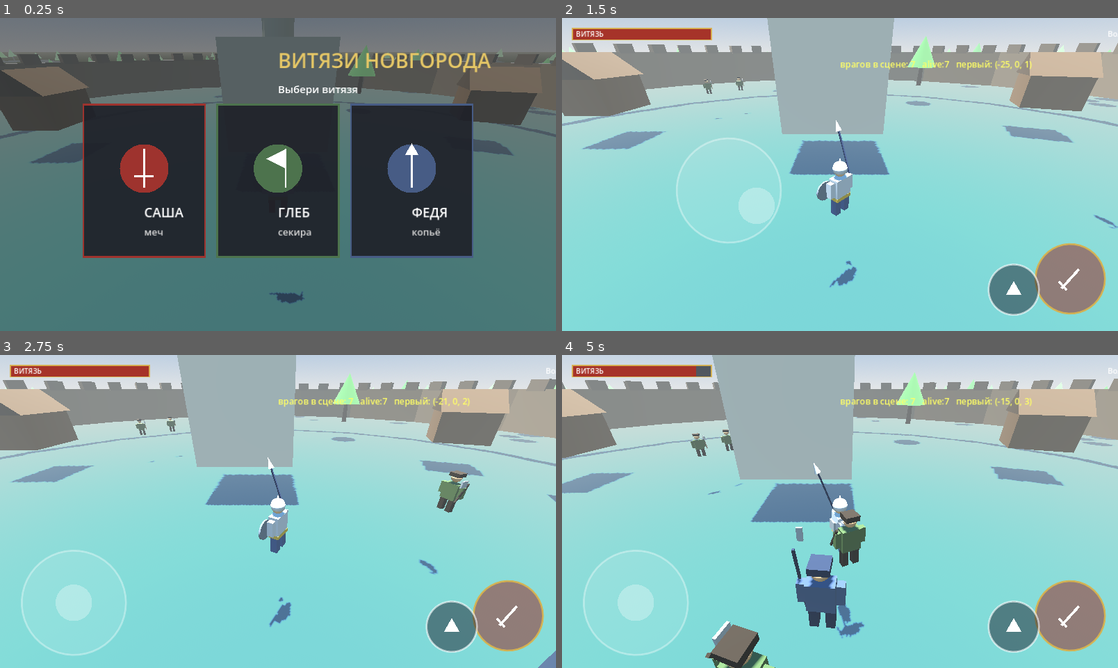
Above: before the commit, frames 1-4 (two rows, left to right).
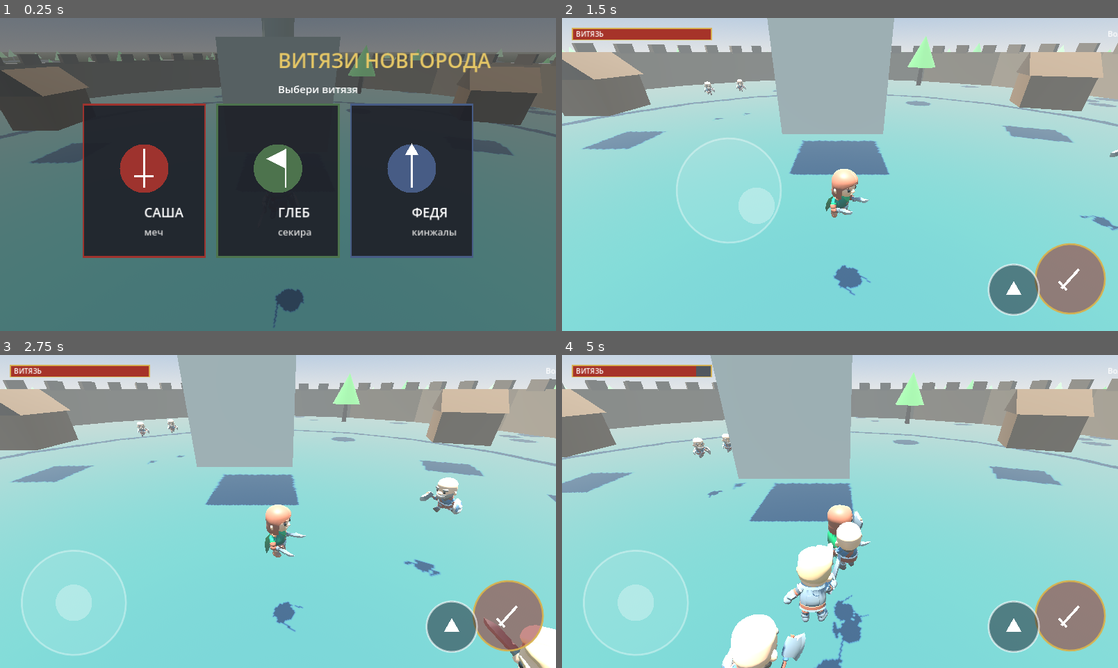
Above: after the commit, the same moments.

Repository: crucian1812-a11y/ar
Game: Godot game, scene res://Main.tscn
Two runs of this game, one before a commit and one after it. Both use one fixed random seed, a clock stepped at 60 frames per second and the inputs below.
Inputs (mouse positions are in pixels of both pictures, inside the frame that each line leads up to):
- Up to frame 1 (0.25 s): no input
- Up to frame 2 (1.5 s): move the mouse to (962, 158) at 0.52 s; click (962, 158) at 0.67 s; drag from (728, 190) to (812, 237) at 1.27 s
- Up to frame 3 (2.75 s): move the mouse to (333, 442) at 2.02 s; click (333, 442) at 2.17 s
- Up to frame 4 (5 s): drag from (812, 574) to (673, 464) at 2.77 s; move the mouse to (1006, 558) at 3.52 s; click (1006, 558) at 3.67 s; drag from (673, 464) to (756, 433) at 4.27 s

The runs differ from the first frame. In frame 1, 0.3% of the frame differs, in the area x 48-83%, y 67-99%; in frame 2, 1.6%; in frame 3, 3.2%; in frame 4, 7.2%, in the area x 0-100%, y 0-100%.

Commit message:
Vityazi 3D: replace primitives with CC0 KayKit low-poly models
Use the CC0 KayKit Adventurers pack (Knight/Barbarian/Rogue, embedded
textures) with skeletal animation for the player and all enemies:
- Player heroes: Саша=Knight(sword+shield), Глеб=Barbarian(2H axe),
  Федя=Rogue(dual daggers) — picked via the start menu
- Enemies map to models+weapons: raider=Barbarian axe, spearman=Knight sword,
  archer=Rogue crossbow, brute=big Barbarian, boss=large Knight w/ 2H sword
- Idle/Running/attack animations via the model AnimationPlayer; per-kind
  equipment shown by toggling the rigged weapon/shield/helmet attachments
- Billboard HP bars kept; verified headless (enemies spawn, no script errors)
- Remove temporary enemy-count debug overlay

Assets: KayKit Adventurers by Kay Lousberg (CC0).

Co-Authored-By: Claude Opus 4.8 <noreply@anthropic.com>
Claude-Session: https://claude.ai/code/session_01Ybzc4D61QXnypTQH2Ro8uP

Diff:
--- a/vityazi3d/Enemy.gd
+++ b/vityazi3d/Enemy.gd
@@ -13,19 +13,22 @@
 var reach := 2.0
 var atk_cd_time := 1.3
 var ranged := false
-var scl := 1.0
+var mscale := 0.8
 
 const GRAVITY := 22.0
 var attack_cd := 0.0
+var anim_lock := 0.0
 var hurt_t := 0.0
-var body: Node3D
-var mats: Array[StandardMaterial3D] = []
+
+var model: Node3D
+var anim: AnimationPlayer
+var attack_anim := "1H_Melee_Attack_Chop"
+var cur_anim := ""
 var hp_bg: MeshInstance3D
 var hp_fg: MeshInstance3D
 
-var _cloth := Color(0.30, 0.36, 0.24)
-var _dark := Color(0.22, 0.18, 0.14)
-var _skin := Color(0.78, 0.62, 0.46)
+const EQUIP_KEYS := ["Sword", "Axe", "Shield", "Crossbow", "Knife", "Throwable",
+	"Helmet", "Hat", "Cape", "Mug", "Offhand", "Badge", "Spike", "Rectangle", "Round", "Bow"]
 
 func _ready() -> void:
 	add_to_group("enemy")
@@ -34,42 +37,76 @@
 	floor_max_angle = deg_to_rad(60.0)
 	_apply_kind()
 	max_hp = hp
+
+	var ch := 2.0 * mscale
 	var col := CollisionShape3D.new()
 	var cap := CapsuleShape3D.new()
-	cap.radius = 0.4 * scl
-	cap.height = 1.8 * scl
+	cap.radius = 0.4 * mscale
+	cap.height = ch
 	col.shape = cap
-	col.position = Vector3(0, 0.9 * scl, 0)
+	col.position = Vector3(0, ch * 0.5, 0)
 	add_child(col)
-	body = Node3D.new()
-	add_child(body)
-	_build_body()
-	_build_hpbar()
+
+	_build_model()
+	_build_hpbar(ch)
 
 func _apply_kind() -> void:
+	var path := "res://assets/models/Barbarian.glb"
+	var show: Array = []
 	match kind:
 		Kind.RAIDER:
-			hp = 55; speed = 3.9; dmg = 8; reach = 2.0; atk_cd_time = 1.2
-			_cloth = Color(0.32, 0.40, 0.24); _dark = Color(0.20, 0.16, 0.12)
+			hp = 55; speed = 3.9; dmg = 8; reach = 2.2; atk_cd_time = 1.2; mscale = 0.78
+			path = "res://assets/models/Barbarian.glb"; show = ["1H_Axe", "Barbarian_Round_Shield"]
+			attack_anim = "1H_Melee_Attack_Chop"
 		Kind.SPEARMAN:
-			hp = 65; speed = 4.5; dmg = 11; reach = 2.9; atk_cd_time = 1.1; scl = 1.05
-			_cloth = Color(0.30, 0.36, 0.46); _dark = Color(0.18, 0.22, 0.30)
+			hp = 65; speed = 4.4; dmg = 11; reach = 2.7; atk_cd_time = 1.1; mscale = 0.82
+			path = "res://assets/models/Knight.glb"; show = ["1H_Sword"]
+			attack_anim = "1H_Melee_Attack_Stab"
 		Kind.ARCHER:
-			hp = 40; speed = 3.2; dmg = 7; reach = 16.0; atk_cd_time = 2.1; ranged = true
-			_cloth = Color(0.52, 0.40, 0.24); _dark = Color(0.30, 0.22, 0.14)
+			hp = 40; speed = 3.2; dmg = 7; reach = 16.0; atk_cd_time = 2.1; ranged = true; mscale = 0.78
+			path = "res://assets/models/Rogue.glb"; show = ["2H_Crossbow"]
+			attack_anim = "2H_Ranged_Shoot"
 		Kind.BRUTE:
-			hp = 165; speed = 2.7; dmg = 20; reach = 2.7; atk_cd_time = 1.7; scl = 1.6
-			_cloth = Color(0.42, 0.20, 0.18); _dark = Color(0.24, 0.12, 0.10)
+			hp = 165; speed = 2.7; dmg = 20; reach = 2.9; atk_cd_time = 1.7; mscale = 1.05
+			path = "res://assets/models/Barbarian.glb"; show = ["2H_Axe", "Barbarian_Hat"]
+			attack_anim = "2H_Melee_Attack_Chop"
 		Kind.BOSS:
-			hp = 650; speed = 3.0; dmg = 28; reach = 3.1; atk_cd_time = 1.4; scl = 2.3
-			_cloth = Color(0.46, 0.16, 0.20); _dark = Color(0.24, 0.10, 0.12)
+			hp = 650; speed = 3.0; dmg = 28; reach = 3.1; atk_cd_time = 1.4; mscale = 1.5
+			path = "res://assets/models/Knight.glb"; show = ["2H_Sword", "Knight_Helmet", "Knight_Cape"]
+			attack_anim = "2H_Melee_Attack_Chop"
+	_model_path = path
+	_show = show
+
+var _model_path := ""
+var _show: Array = []
+
+func _build_model() -> void:
+	model = load(_model_path).instantiate()
+	add_child(model)
+	model.scale = Vector3.ONE * mscale
+	var sk := _find_class(model, "Skeleton3D")
+	if sk:
+		for c in sk.get_children():
+			if _is_equip(String(c.name)):
+				c.visible = String(c.name) in _show
+	anim = _find_class(model, "AnimationPlayer")
+	if anim:
+		for a in ["Idle", "Running_A"]:
+			if anim.has_animation(a):
+				anim.get_animation(a).loop_mode = Animation.LOOP_LINEAR
+		cur_anim = "Idle"
+		anim.play("Idle")
+
+func _is_equip(n: String) -> bool:
+	for k in EQUIP_KEYS:
+		if k in n:
+			return true
+	return false
 
 func _physics_process(delta: float) -> void:
 	attack_cd = maxf(0.0, attack_cd - delta)
-	if hurt_t > 0.0:
-		hurt_t -= delta
-		if hurt_t <= 0.0:
-			_set_tint(false)
+	if hurt_t > 0.0: hurt_t -= delta
+	if anim_lock > 0.0: anim_lock -= delta
 
 	if is_on_floor():
 		velocity.y = -2.0
@@ -77,50 +114,68 @@
 		velocity.y = maxf(velocity.y - GRAVITY * delta, -40.0)
 
 	var player = get_tree().get_first_node_in_group("player")
+	var moving := false
 	if player:
 		var to: Vector3 = player.global_position - global_position
 		to.y = 0
 		var dist := to.length()
 		var dir := to.normalized() if dist > 0.01 else Vector3.ZERO
-		body.rotation.y = lerp_angle(body.rotation.y, atan2(dir.x, dir.z), 0.15)
+		if model:
+			model.rotation.y = lerp_angle(model.rotation.y, atan2(dir.x, dir.z), 0.15)
 
 		if ranged:
 			if dist > reach + 2.0:
-				velocity.x = dir.x * speed; velocity.z = dir.z * speed
+				velocity.x = dir.x * speed; velocity.z = dir.z * speed; moving = true
 			elif dist < reach - 6.0:
-				velocity.x = -dir.x * speed; velocity.z = -dir.z * speed
+				velocity.x = -dir.x * speed; velocity.z = -dir.z * speed; moving = true
 			else:
 				velocity.x = move_toward(velocity.x, 0, speed)
 				velocity.z = move_toward(velocity.z, 0, speed)
 			if dist <= reach and attack_cd <= 0.0:
 				attack_cd = atk_cd_time
 				_shoot(player)
+				_play_attack()
 		else:
 			if dist > reach:
-				velocity.x = dir.x * speed; velocity.z = dir.z * speed
+				velocity.x = dir.x * speed; velocity.z = dir.z * speed; moving = true
 			else:
 				velocity.x = move_toward(velocity.x, 0, speed)
 				velocity.z = move_toward(velocity.z, 0, speed)
 				if attack_cd <= 0.0:
 					attack_cd = atk_cd_time
 					player.take_damage(dmg)
+					_play_attack()
 					if (kind == Kind.BRUTE or kind == Kind.BOSS) and player.has_method("knockback"):
 						player.knockback((player.global_position - global_position).normalized(), 7.0)
 	move_and_slide()
+	_update_anim(moving)
 	_update_hpbar()
+
+func _play_attack() -> void:
+	if anim and anim.has_animation(attack_anim):
+		anim.play(attack_anim)
+		cur_anim = attack_anim
+		anim_lock = anim.get_animation(attack_anim).length * 0.9
+
+func _update_anim(moving: bool) -> void:
+	if anim == null or anim_lock > 0.0:
+		return
+	var want := "Running_A" if moving else "Idle"
+	if cur_anim != want and anim.has_animation(want):
+		cur_anim = want
+		anim.play(want, 0.15)
 
 func _shoot(player) -> void:
 	var pr := GameProjectile.new()
 	pr.dmg = dmg
 	get_parent().add_child(pr)
-	pr.global_position = global_position + Vector3.UP * (1.4 * scl)
+	pr.global_position = global_position + Vector3.UP * (1.4 * mscale)
 	var target: Vector3 = player.global_position + Vector3.UP * 1.0
 	pr.vel = (target - pr.global_position).normalized() * 18.0
 
 func take_damage(d: float) -> void:
 	hp -= d
-	hurt_t = 0.15
-	_set_tint(true)
+	hurt_t = 0.12
 	var player = get_tree().get_first_node_in_group("player")
 	if player:
 		var away: Vector3 = (global_position - player.global_position).normalized()
@@ -133,20 +188,12 @@
 			main.on_enemy_killed()
 		queue_free()
 
-func _set_tint(on: bool) -> void:
-	for m in mats:
-		m.emission_enabled = on
-		m.emission = Color(0.7, 0.1, 0.1)
-		m.emission_energy_multiplier = 1.5
-
 # ---------------- hp bar ----------------
 
-func _build_hpbar() -> void:
-	hp_bg = _quad(Color(0, 0, 0, 0.6), 1.15 * scl, 0.18 * scl, 0)
-	hp_fg = _quad(Color(0.85, 0.22, 0.18, 1.0), 1.05 * scl, 0.12 * scl, 1)
-	var y := 2.25 * scl
-	hp_bg.position = Vector3(0, y, 0)
-	hp_fg.position = Vector3(0, y, 0)
+func _build_hpbar(ch: float) -> void:
+	var y := ch + 0.35
+	hp_bg = _quad(Color(0, 0, 0, 0.6), 1.15, 0.18, 0, y)
+	hp_fg = _quad(Color(0.85, 0.22, 0.18, 1.0), 1.05, 0.12, 1, y)
 	hp_bg.visible = false
 	hp_fg.visible = false
 
@@ -156,11 +203,10 @@
 	hp_bg.visible = show
 	hp_fg.visible = show
 	if show:
-		var w := 1.05 * scl
 		hp_fg.scale.x = frac
-		hp_fg.position.x = -w * (1.0 - frac) * 0.5
-
-func _quad(color: Color, w: float, h: float, prio: int) -> MeshInstance3D:
+		hp_fg.position.x = -1.05 * (1.0 - frac) * 0.5
+
+func _quad(color: Color, w: float, h: float, prio: int, y: float) -> MeshInstance3D:
 	var mi := MeshInstance3D.new()
 	var q := QuadMesh.new()
 	q.size = Vector2(w, h)
@@ -173,75 +219,15 @@
 	m.render_priority = prio
 	m.no_depth_test = true
 	mi.material_override = m
+	mi.position = Vector3(0, y, 0)
 	add_child(mi)
 	return mi
 
-# ---------------- visuals ----------------
-
-func _build_body() -> void:
-	var cloth := _mat(_cloth)
-	var dark := _mat(_dark)
-	var skin := _mat(_skin)
-	var steel := _mat(Color(0.6, 0.62, 0.64))
-	var gold := _mat(Color(0.80, 0.66, 0.26))
-	var u := scl
-	_box(body, Vector3(0.6, 0.7, 0.34) * u, Vector3(0, 1.12, 0) * u, cloth)
-	_box(body, Vector3(0.2, 0.58, 0.22) * u, Vector3(-0.18, 0.5, 0) * u, dark)
-	_box(body, Vector3(0.2, 0.58, 0.22) * u, Vector3(0.18, 0.5, 0) * u, dark)
-	_box(body, Vector3(0.17, 0.5, 0.18) * u, Vector3(-0.4, 1.18, 0) * u, cloth)
-	_box(body, Vector3(0.17, 0.5, 0.18) * u, Vector3(0.4, 1.18, 0) * u, cloth)
-	_sphere(body, 0.19 * u, Vector3(0, 1.72, 0) * u, skin)
-
-	match kind:
-		Kind.ARCHER:
-			var bow := _box(body, Vector3(0.06, 0.7, 0.06) * u, Vector3(0.42, 1.2, 0.16) * u, dark)
-			bow.rotation_degrees = Vector3(0, 0, 12)
-			_box(body, Vector3(0.42, 0.16, 0.42) * u, Vector3(0, 1.86, 0) * u, dark)
-		Kind.SPEARMAN:
-			var shaft := _box(body, Vector3(0.05, 2.0, 0.05) * u, Vector3(0.44, 1.3, 0.1) * u, dark)
-			shaft.rotation_degrees = Vector3(-12, 0, 0)
-			_box(body, Vector3(0.12, 0.3, 0.05) * u, Vector3(0.44, 2.3, 0.34) * u, steel)
-			_box(body, Vector3(0.42, 0.16, 0.42) * u, Vector3(0, 1.86, 0) * u, dark)
-		Kind.BRUTE:
-			var club := _box(body, Vector3(0.12, 1.0, 0.12) * u, Vector3(0.5, 1.3, 0.12) * u, dark)
-			club.rotation_degrees = Vector3(-30, 0, 0)
-			_box(body, Vector3(0.3, 0.34, 0.3) * u, Vector3(0.5, 1.75, 0.3) * u, dark)
-			_box(body, Vector3(0.46, 0.2, 0.46) * u, Vector3(0, 1.88, 0) * u, steel)
-		Kind.BOSS:
-			# voevoda: cape, ornate helm, great sword
-			var cape := MeshInstance3D.new()
-			var cm := BoxMesh.new(); cm.size = Vector3(0.7, 1.1, 0.1) * u
-			cape.mesh = cm; cape.material_override = dark; cape.position = Vector3(0, 1.1, -0.22) * u
-			body.add_child(cape)
-			var gs := _box(body, Vector3(0.1, 1.6, 0.1) * u, Vector3(0.6, 1.4, 0.1) * u, steel)
-			gs.rotation_degrees = Vector3(-24, 0, 0)
-			_box(body, Vector3(0.48, 0.22, 0.48) * u, Vector3(0, 1.9, 0) * u, gold)  # crown
-			var pl := MeshInstance3D.new()
-			var pm := CylinderMesh.new(); pm.top_radius = 0.0; pm.bottom_radius = 0.12 * u; pm.height = 0.4 * u
-			pl.mesh = pm; pl.material_override = _mat(Color(0.7, 0.15, 0.15)); pl.position = Vector3(0, 2.15, 0) * u
-			body.add_child(pl)
-		_:
-			var sh := _box(body, Vector3(0.06, 0.9, 0.06) * u, Vector3(0.46, 1.2, 0.1) * u, dark)
-			sh.rotation_degrees = Vector3(-30, 0, 0)
-			_box(body, Vector3(0.06, 0.28, 0.3) * u, Vector3(0.46, 1.6, 0.18) * u, steel)
-			_box(body, Vector3(0.42, 0.16, 0.42) * u, Vector3(0, 1.86, 0) * u, dark)
-
-func _box(parent: Node3D, size: Vector3, pos: Vector3, mat: StandardMaterial3D) -> MeshInstance3D:
-	var mi := MeshInstance3D.new()
-	var m := BoxMesh.new(); m.size = size
-	mi.mesh = m; mi.material_override = mat; mi.position = pos
-	parent.add_child(mi)
-	return mi
-
-func _sphere(parent: Node3D, r: float, pos: Vector3, mat: StandardMaterial3D) -> void:
-	var mi := MeshInstance3D.new()
-	var m := SphereMesh.new(); m.radius = r; m.height = r * 2.0
-	mi.mesh = m; mi.material_override = mat; mi.position = pos
-	parent.add_child(mi)
-
-func _mat(c: Color) -> StandardMaterial3D:
-	var m := StandardMaterial3D.new()
-	m.albedo_color = c
-	m.roughness = 1.0
-	mats.append(m)
-	return m
+func _find_class(node: Node, cls: String) -> Node:
+	if node.get_class() == cls:
+		return node
+	for c in node.get_children():
+		var r := _find_class(c, cls)
+		if r:
+			return r
+	return null
--- a/vityazi3d/Player.gd
+++ b/vityazi3d/Player.gd
@@ -9,22 +9,29 @@
 const JUMP := 9.5
 const GRAVITY := 22.0
 const CAM_DIST := 7.0
+const MODEL_SCALE := 0.82
 
-# character / weapon
 var char_id := 0
-var weapon := 0          # 0 sword, 1 axe, 2 spear
-var atk_dmg := 40.0
-var atk_reach := 2.6
-var atk_cd_time := 0.45
+var atk_dmg := 42.0
+var atk_reach := 2.8
+var atk_cd_time := 0.6
 
 var cam_yaw := 0.0
 var cam_pitch := 0.5
 var cam: Camera3D
-var body: Node3D
-var sword_pivot: Node3D
-var attack_t := -1.0
+var model: Node3D
+var anim: AnimationPlayer
+var idle_anim := "Idle"
+var run_anim := "Running_A"
+var attack_anim := "1H_Melee_Attack_Slice_Diagonal"
+var cur_anim := ""
+
 var attack_cd := 0.0
+var anim_lock := 0.0
 var hurt_t := 0.0
+
+const EQUIP_KEYS := ["Sword", "Axe", "Shield", "Crossbow", "Knife", "Throwable",
+	"Helmet", "Hat", "Cape", "Mug", "Offhand", "Badge", "Spike", "Rectangle", "Round", "Bow"]
 
 func _ready() -> void:
 	add_to_group("player")
@@ -48,80 +55,54 @@
 
 func set_character(id: int) -> void:
 	char_id = id
+	var path := ""
+	var show: Array = []
 	match id:
-		0:  # Саша — меч
-			weapon = 0; atk_dmg = 42; atk_reach = 2.6; atk_cd_time = 0.45
-		1:  # Глеб — секира
-			weapon = 1; atk_dmg = 62; atk_reach = 2.5; atk_cd_time = 0.62
-		2:  # Федя — копьё
-			weapon = 2; atk_dmg = 34; atk_reach = 3.6; atk_cd_time = 0.40
-	_build_body()
+		0:  # Саша — рыцарь с мечом и щитом
+			path = "res://assets/models/Knight.glb"
+			show = ["1H_Sword", "Round_Shield", "Knight_Helmet"]
+			attack_anim = "1H_Melee_Attack_Slice_Diagonal"
+			atk_dmg = 42; atk_reach = 2.7; atk_cd_time = 0.55
+		1:  # Глеб — богатырь с секирой
+			path = "res://assets/models/Barbarian.glb"
+			show = ["2H_Axe", "Barbarian_Hat"]
+			attack_anim = "2H_Melee_Attack_Chop"
+			atk_dmg = 64; atk_reach = 2.7; atk_cd_time = 0.7
+		2:  # Федя — ловкач с кинжалами
+			path = "res://assets/models/Rogue.glb"
+			show = ["Knife", "Knife_Offhand", "Rogue_Cape"]
+			attack_anim = "Dualwield_Melee_Attack_Slice"
+			atk_dmg = 30; atk_reach = 2.4; atk_cd_time = 0.38
 
-func _clothes() -> Array:
-	match char_id:
-		1: return [Color(0.30, 0.45, 0.30), Color(0.18, 0.28, 0.18)]   # Глеб green
-		2: return [Color(0.28, 0.36, 0.52), Color(0.16, 0.22, 0.34)]   # Федя blue
-		_: return [Color(0.62, 0.20, 0.18), Color(0.40, 0.12, 0.12)]   # Саша crimson
+	if model != null:
+		model.queue_free()
+	model = load(path).instantiate()
+	add_child(model)
+	model.scale = Vector3.ONE * MODEL_SCALE
 
-func _build_body() -> void:
-	if body != null:
-		body.queue_free()
-	body = Node3D.new()
-	add_child(body)
+	var sk := _find_class(model, "Skeleton3D")
+	if sk:
+		for c in sk.get_children():
+			if _is_equip(String(c.name)):
+				c.visible = String(c.name) in show
+	anim = _find_class(model, "AnimationPlayer")
+	if anim:
+		for a in [idle_anim, run_anim]:
+			if anim.has_animation(a):
+				anim.get_animation(a).loop_mode = Animation.LOOP_LINEAR
+		cur_anim = idle_anim
+		anim.play(idle_anim)
 
-	var cc := _clothes()
-	var cloth := _mat(cc[0])
-	var clothDark := _mat(cc[1])
-	var skin := _mat(Color(0.86, 0.70, 0.55))
-	var metal := _mat(Color(0.74, 0.77, 0.82))
-	var metalDark := _mat(Color(0.45, 0.48, 0.53))
-	var gold := _mat(Color(0.80, 0.66, 0.26))
-	var blade := _mat(Color(0.9, 0.9, 0.86))
-
-	_box(body, Vector3(0.62, 0.72, 0.36), Vector3(0, 1.15, 0), metal)
-	_box(body, Vector3(0.64, 0.12, 0.38), Vector3(0, 0.82, 0), gold)
-	_box(body, Vector3(0.22, 0.6, 0.24), Vector3(-0.2, 0.5, 0), cloth)
-	_box(body, Vector3(0.22, 0.6, 0.24), Vector3(0.2, 0.5, 0), cloth)
-	_box(body, Vector3(0.18, 0.5, 0.2), Vector3(-0.42, 1.2, 0), metal)
-	_box(body, Vector3(0.18, 0.5, 0.2), Vector3(0.42, 1.2, 0), metal)
-	_sphere(body, 0.2, Vector3(0, 1.75, 0), skin)
-	_sphere(body, 0.23, Vector3(0, 1.82, 0), metal)
-	var spike := MeshInstance3D.new()
-	var sc := CylinderMesh.new(); sc.top_radius = 0.0; sc.bottom_radius = 0.08; sc.height = 0.25
-	spike.mesh = sc; spike.material_override = metal; spike.position = Vector3(0, 2.05, 0)
-	body.add_child(spike)
-	# shield
-	var shield := MeshInstance3D.new()
-	var shm := CylinderMesh.new(); shm.top_radius = 0.32; shm.bottom_radius = 0.32; shm.height = 0.06
-	shield.mesh = shm; shield.material_override = metalDark
-	shield.rotation_degrees = Vector3(90, 0, 0)
-	shield.position = Vector3(-0.5, 1.15, -0.18)
-	body.add_child(shield)
-	# weapon on a pivot (right hand)
-	sword_pivot = Node3D.new()
-	sword_pivot.position = Vector3(0.5, 1.2, 0.05)
-	body.add_child(sword_pivot)
-	match weapon:
-		0:  # sword
-			var b := _box(sword_pivot, Vector3(0.08, 1.0, 0.08), Vector3(0, 0.5, 0), blade)
-			_box(sword_pivot, Vector3(0.26, 0.08, 0.08), Vector3(0, 0.05, 0), gold)
-		1:  # axe
-			_box(sword_pivot, Vector3(0.07, 1.0, 0.07), Vector3(0, 0.5, 0), clothDark)
-			var head := MeshInstance3D.new()
-			var hm := BoxMesh.new(); hm.size = Vector3(0.4, 0.34, 0.08)
-			head.mesh = hm; head.material_override = metal; head.position = Vector3(0.18, 0.85, 0)
-			sword_pivot.add_child(head)
-		2:  # spear
-			_box(sword_pivot, Vector3(0.05, 1.7, 0.05), Vector3(0, 0.85, 0), clothDark)
-			var tip := MeshInstance3D.new()
-			var tm := CylinderMesh.new(); tm.top_radius = 0.0; tm.bottom_radius = 0.1; tm.height = 0.35
-			tip.mesh = tm; tip.material_override = metal; tip.position = Vector3(0, 1.85, 0)
-			sword_pivot.add_child(tip)
-	sword_pivot.rotation_degrees = Vector3(-20, 0, 0)
+func _is_equip(n: String) -> bool:
+	for k in EQUIP_KEYS:
+		if k in n:
+			return true
+	return false
 
 func _physics_process(delta: float) -> void:
 	attack_cd = maxf(0.0, attack_cd - delta)
 	if hurt_t > 0.0: hurt_t -= delta
+	if anim_lock > 0.0: anim_lock -= delta
 
 	if controls:
 		cam_yaw -= controls.consume_look() * 0.005
@@ -130,12 +111,15 @@
 	var fwd := Vector3(-sin(cam_yaw), 0, -cos(cam_yaw))
 	var right := Vector3(cos(cam_yaw), 0, -sin(cam_yaw))
 	var dir := fwd * stick.y + right * stick.x
+	var moving := false
 
 	if dir.length() > 0.15:
 		dir = dir.normalized()
 		velocity.x = dir.x * SPEED
 		velocity.z = dir.z * SPEED
-		body.rotation.y = lerp_angle(body.rotation.y, atan2(dir.x, dir.z), 0.25)
+		moving = true
+		if model:
+			model.rotation.y = lerp_angle(model.rotation.y, atan2(dir.x, dir.z), 0.25)
 	else:
 		velocity.x = move_toward(velocity.x, 0.0, SPEED * 8.0 * delta)
 		velocity.z = move_toward(velocity.z, 0.0, SPEED * 8.0 * delta)
@@ -152,27 +136,32 @@
 
 	if controls and controls.consume_attack() and attack_cd <= 0.0:
 		attack_cd = atk_cd_time
-		attack_t = 0.3
 		Sfx.swing()
 		_do_attack()
+		if anim and anim.has_animation(attack_anim):
+			anim.play(attack_anim)
+			cur_anim = attack_anim
+			anim_lock = anim.get_animation(attack_anim).length * 0.9
 
 	move_and_slide()
-	_animate(delta)
+	_update_anim(moving)
 	_update_camera()
 
-func _animate(delta: float) -> void:
-	if attack_t > 0.0:
-		attack_t -= delta
-		var p := 1.0 - (attack_t / 0.3)
-		sword_pivot.rotation_degrees.x = lerp(-110.0, 60.0, clampf(p, 0.0, 1.0))
-	else:
-		sword_pivot.rotation_degrees.x = lerp(sword_pivot.rotation_degrees.x, -20.0, 0.2)
+func _update_anim(moving: bool) -> void:
+	if anim == null or anim_lock > 0.0:
+		return
+	var want := run_anim if moving else idle_anim
+	if cur_anim != want and anim.has_animation(want):
+		cur_anim = want
+		anim.play(want, 0.15)
 
 func _do_attack() -> void:
-	var fwd := -body.global_transform.basis.z
+	var f := -global_transform.basis.z
+	if model:
+		f = Vector3(sin(model.rotation.y), 0, cos(model.rotation.y))
 	for e in get_tree().get_nodes_in_group("enemy"):
 		var to = e.global_position - global_position
-		if to.length() < atk_reach and fwd.dot(to.normalized()) > 0.2:
+		if to.length() < atk_reach and f.dot(to.normalized()) > 0.1:
 			e.take_damage(atk_dmg)
 			Sfx.hit()
 
@@ -196,21 +185,11 @@
 	cam.global_position = target + off
 	cam.look_at(target, Vector3.UP)
 
-func _box(parent: Node3D, size: Vector3, pos: Vector3, mat: StandardMaterial3D) -> MeshInstance3D:
-	var mi := MeshInstance3D.new()
-	var m := BoxMesh.new(); m.size = size
-	mi.mesh = m; mi.material_override = mat; mi.position = pos
-	parent.add_child(mi)
-	return mi
-
-func _sphere(parent: Node3D, r: float, pos: Vector3, mat: StandardMaterial3D) -> void:
-	var mi := MeshInstance3D.new()
-	var m := SphereMesh.new(); m.radius = r; m.height = r * 2.0
-	mi.mesh = m; mi.material_override = mat; mi.position = pos
-	parent.add_child(mi)
-
-func _mat(c: Color) -> StandardMaterial3D:
-	var m := StandardMaterial3D.new()
-	m.albedo_color = c
-	m.roughness = 1.0
-	return m
+func _find_class(node: Node, cls: String) -> Node:
+	if node.get_class() == cls:
+		return node
+	for c in node.get_children():
+		var r := _find_class(c, cls)
+		if r:
+			return r
+	return null
--- a/vityazi3d/TouchControls.gd
+++ b/vityazi3d/TouchControls.gd
@@ -28,7 +28,7 @@
 var CHARS := [
 	["САША", "меч", Color(0.62, 0.20, 0.18)],
 	["ГЛЕБ", "секира", Color(0.30, 0.45, 0.30)],
-	["ФЕДЯ", "копьё", Color(0.28, 0.36, 0.52)],
+	["ФЕДЯ", "кинжалы", Color(0.28, 0.36, 0.52)],
 ]
 
 func _ready() -> void:
@@ -172,8 +172,6 @@
 		draw_string(font, Vector2(v.x - 24, by + 19), info, HORIZONTAL_ALIGNMENT_RIGHT, -1, 18, Color.WHITE)
 		if boss_present:
 			draw_string(font, Vector2(v.x * 0.5, by + 60), "⚔ ВОЕВОДА ⚔", HORIZONTAL_ALIGNMENT_CENTER, -1, 24, Color(0.9, 0.3, 0.3))
-		var dbg := "врагов в сцене: %d   alive:%d   первый: %s" % [dbg_ecount, alive, dbg_e0]
-		draw_string(font, Vector2(v.x * 0.5, by + 90), dbg, HORIZONTAL_ALIGNMENT_CENTER, -1, 20, Color(1, 1, 0.4))
 
 func _draw_menu() -> void:
 	var v := _vp()
Binary file added: vityazi3d/assets/models/Barbarian.glb
Not shown, added: vityazi3d/assets/models/Barbarian.glb.import
Binary file added: vityazi3d/assets/models/Barbarian_barbarian_texture.png
Not shown, added: vityazi3d/assets/models/Barbarian_barbarian_texture.png.import
Binary file added: vityazi3d/assets/models/Knight.glb
Not shown, added: vityazi3d/assets/models/Knight.glb.import
Binary file added: vityazi3d/assets/models/Knight_knight_texture.png
Not shown, added: vityazi3d/assets/models/Knight_knight_texture.png.import
Binary file added: vityazi3d/assets/models/Rogue.glb
Not shown, added: vityazi3d/assets/models/Rogue.glb.import
Binary file added: vityazi3d/assets/models/Rogue_rogue_texture.png
Not shown, added: vityazi3d/assets/models/Rogue_rogue_texture.png.import
